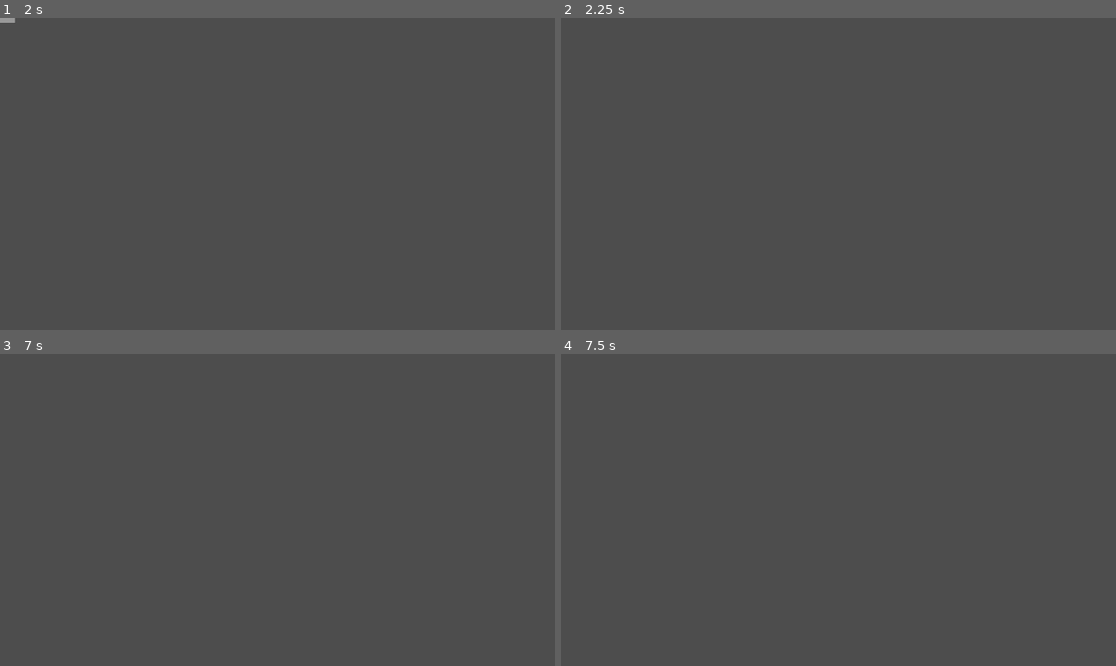
Above: before the commit, frames 1-4 (two rows, left to right).
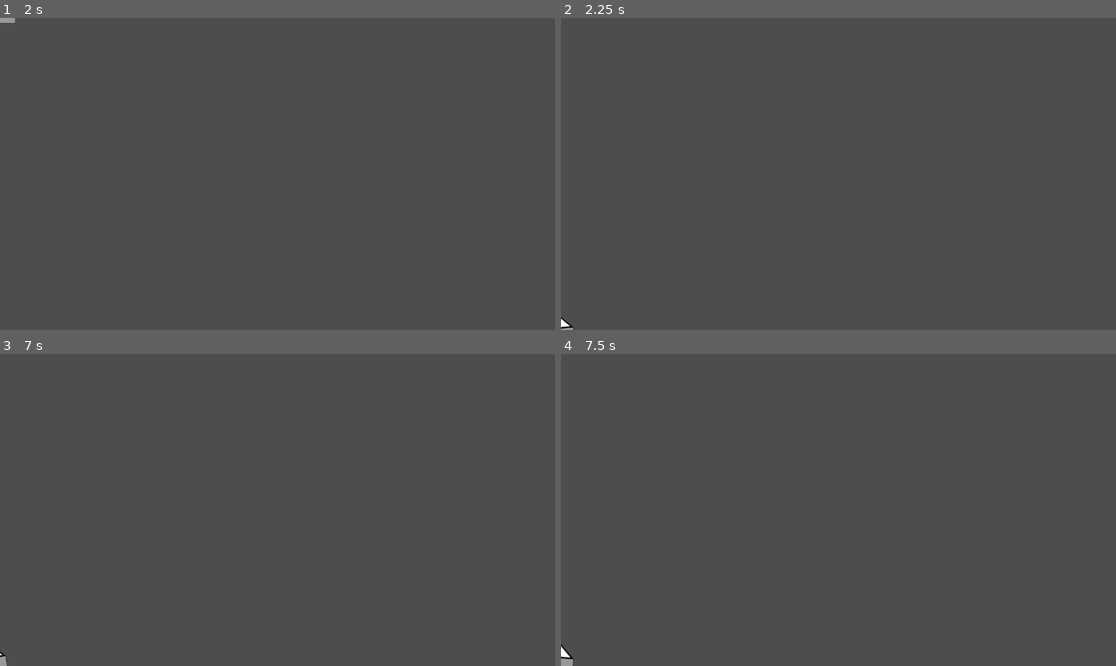
Above: after the commit, the same moments.

Repository: speregil/ProjectAsteroids
Game: Godot game, scene res://Scenes/ship.tscn
Two runs of this game, one before a commit and one after it. Both use one fixed random seed, a clock stepped at 60 frames per second and the inputs below.
Inputs:
- Up to frame 1 (2 s): tap Enter at 0.5 s; hold S (break) 0.53-1.28 s; hold W (accelerate) from 0.53 s (still down); tap Space at 1.25 s; tap S (break) at 1.35 s
- Up to frame 2 (2.25 s): release W (accelerate) at 2.03 s; hold A (rotate_left) from 2.03 s (still down); hold S (break) from 2.03 s (still down)
- Up to frame 3 (7 s): release S (break) at 2.78 s; tap S (break) at 2.85, 4.35, 5.85 s; tap Enter at 3.5, 5 s; hold S (break) 3.53-4.28 s; tap Space at 4.25, 5.75 s; release A (rotate_left) at 4.28 s; hold D (rotate_right) 4.28-5.03 s; hold W (accelerate) 5.03-5.78 s; hold S (break) 5.03-5.78 s; hold D (rotate_right) from 5.78 s (still down); hold S (break) from 6.53 s (still down)
- Up to frame 4 (7.5 s): keep holding D (rotate_right); release S (break) at 7.28 s; tap S (break) at 7.35 s

Frame 1 is identical in both runs. In frame 2, less than 0.1% of the frame differs, in the area x 0-3%, y 95-100%; in frame 3, less than 0.1%; in frame 4, 0.1%, in the area x 0-3%, y 93-100%.

Commit message:
Smooth loop borders movement

Diff:
--- a/projectasteroids/Scripts/ship.gd
+++ b/projectasteroids/Scripts/ship.gd
@@ -1,19 +1,34 @@
 extends CharacterBody2D
+# This script defines the basic behaviour of a ship, including movement, firing, interaction with
+# the level and customization
 
-@export var thrust_increase: float = 1.0
-@export var max_thrust: float = 5.0
-@export var rotation_speed: float = 25.0
-@export var friction: float = 0.25
-@export var break_force: float = 1.0
+#---------------------------------------------------------------------------------------------------
+# Fields
+#---------------------------------------------------------------------------------------------------
 
-var current_thrust: float = 0.0
+@export var thrust_increase: float = 1.0        # Acceleration increse when the action is detected
+@export var max_thrust: float = 5.0             # Max acceleration of the ship
+@export var rotation_speed: float = 25.0        # Rotation speed of the ship in degrees when the action is detected
+@export var friction: float = 0.25              # Deacceleration of the ship when no thrust is applied
+@export var break_force: float = 1.0            # Deacceleration of the ship when the break action is detected
+@export var border_margin: float = 64.0         # Margin in pixels for the ship to be re-positioned to the other side of the screen when moving out of bounds
+
+var current_thrust: float = 0.0                 # Current forward acceleration of the ship
+
+#---------------------------------------------------------------------------------------------------
+# Node2D Functions
+#---------------------------------------------------------------------------------------------------
 
 func _process(delta: float) -> void:
 	ProcessInput(delta)
 	Move()
 	Friction(delta)
-	print(current_thrust)
 
+#---------------------------------------------------------------------------------------------------
+# Functions
+#---------------------------------------------------------------------------------------------------
+
+# Checks and coordinates the input detection for all actions
 func ProcessInput(delta:float) -> void:
 	if Input.is_action_pressed("accelerate"):
 		current_thrust += thrust_increase * delta if current_thrust < max_thrust else 0.0
@@ -26,9 +41,29 @@
 	if Input.is_action_pressed("rotate_right"):
 		rotation_degrees += rotation_speed * delta
 
+# Moves the ship based on the current value of the ship's thrust and the local forward
+# Also changes the position of the ship when going beyond the borders of the current viewport
 func Move() -> void:
 	velocity = transform.y * current_thrust * -1
 	move_and_collide(velocity)
 
+	var viewport_size = get_viewport().size
+	if position.x < (0 - border_margin):
+		position.x = viewport_size.x + border_margin
+
+	if position.x > (viewport_size.x + border_margin):
+		position.x = (0 - border_margin)
+
+	if position.y < (0 - border_margin):
+		position.y = (viewport_size.y + border_margin)
+
+	if position.y > (viewport_size.y + border_margin):
+		position.y = (0 - border_margin)
+
+# Deaccelerates the ship if no thrust is actively applied by the player
 func Friction(delta: float) -> void:
 	current_thrust -= (friction * delta) if current_thrust >= friction else 0.0
+
+#---------------------------------------------------------------------------------------------------
+# Callbacks
+#---------------------------------------------------------------------------------------------------
